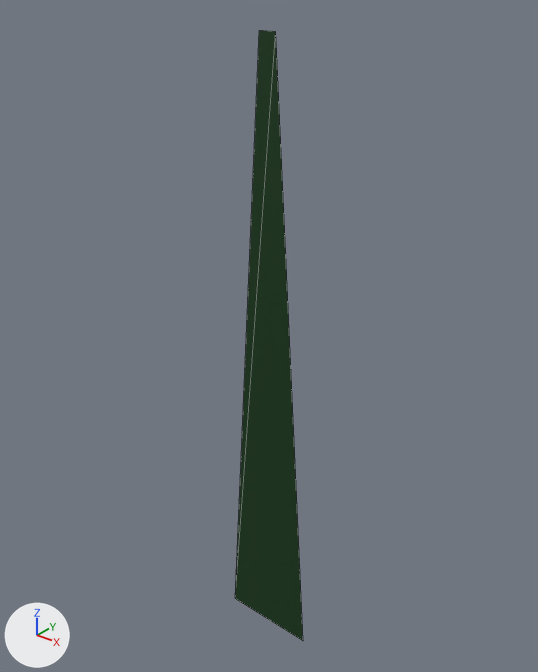
One commit to the glTF model assets/models/grass.glb: the scene before it, then after it.
Camera for both pictures: a 50 mm lens placed at (1.26, -1.569, 2.136), pointed at (-0.034, 0.049, 1.132). Arrows for +X, +Y and +Z are at lower left; the lights stay in place. Mesh edges are drawn as thin lines. Where no turn or scale is listed for an object, it has been applied to the vertices.

Before the edit, the objects in view are built like this:
```python
me_plane = bpy.data.meshes.new('Plane')
me_plane.from_pydata([(-0.16, 0.0, -1.0), (0.16, 0.0, -1.0), (-0.03, 0.0, 1.0), (0.03, 0.0, 1.0)], [], [(0, 1, 3), (0, 3, 2)])
me_plane.materials.append(mat_material_001)  # dark green #0c3812
ob_plane = bpy.data.objects.new('Plane', me_plane)
ob_plane.location = (0.0, 0.0, 1.009)
```
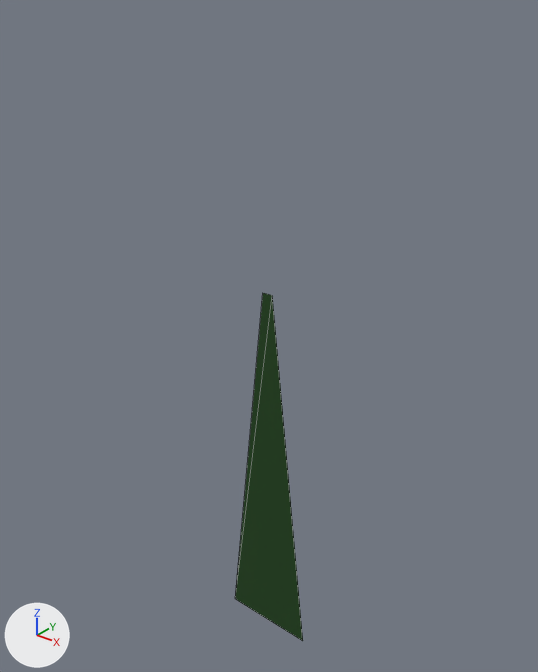
The newer file is also rescaled (x0.64) as a whole; pictures and numbers use the older file's frame.

The change, as JSON lines over the scene's bpy script:
```json
{"block": "me_plane", "where": "me_plane.from_pydata(...)  # 4 vertices, 2 faces; spans x -0.16..0.16, y 0.0, z -1.0..1.0"}
{"block": "me_plane", "where": "# used by ob_plane; location = (0.0, 0.0, 1.009)"}
{"block": "me_plane", "change": "me_plane part 1"}
{"op": "set", "path": "me_plane.vertices[2].co", "old": "(-0.03, 0.0, 1.0)", "new": "(-0.02, 0.0, 0.29)", "note": "pixel (259, 30) -> pixel (262, 292)"}
{"op": "set", "path": "me_plane.vertices[3].co", "old": "(0.03, 0.0, 1.0)", "new": "(0.02, 0.0, 0.29)", "note": "pixel (275, 31) -> pixel (272, 295)"}
```

Location of each change, (x1, y1, x2, y2) in pixels of the pictures (538 x 672 px):
```json
{"object": "Plane", "change": "reshaped", "before": [235, 30, 303, 641], "after": [235, 293, 303, 641], "on screen": "43% shorter"}
```
